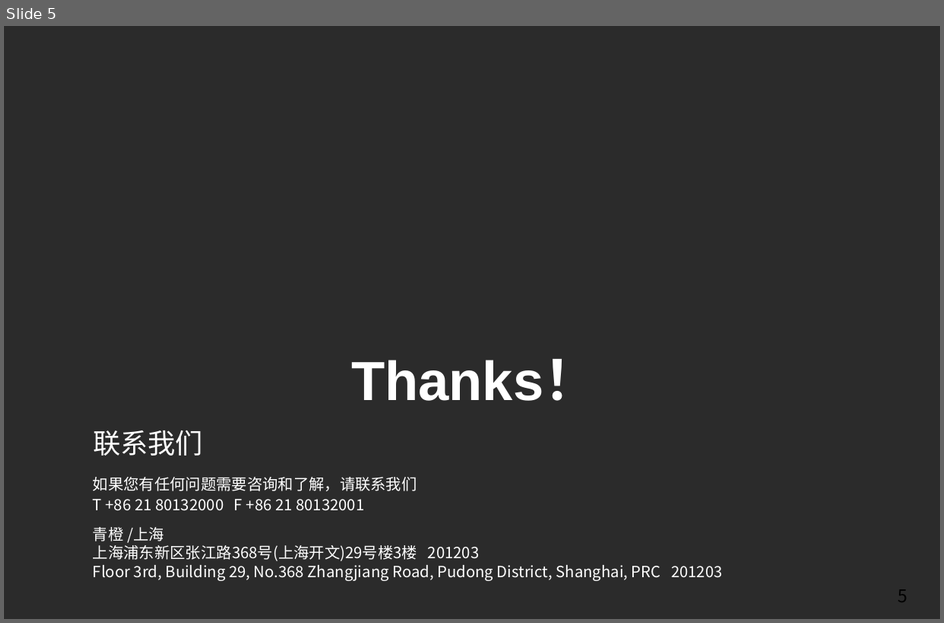
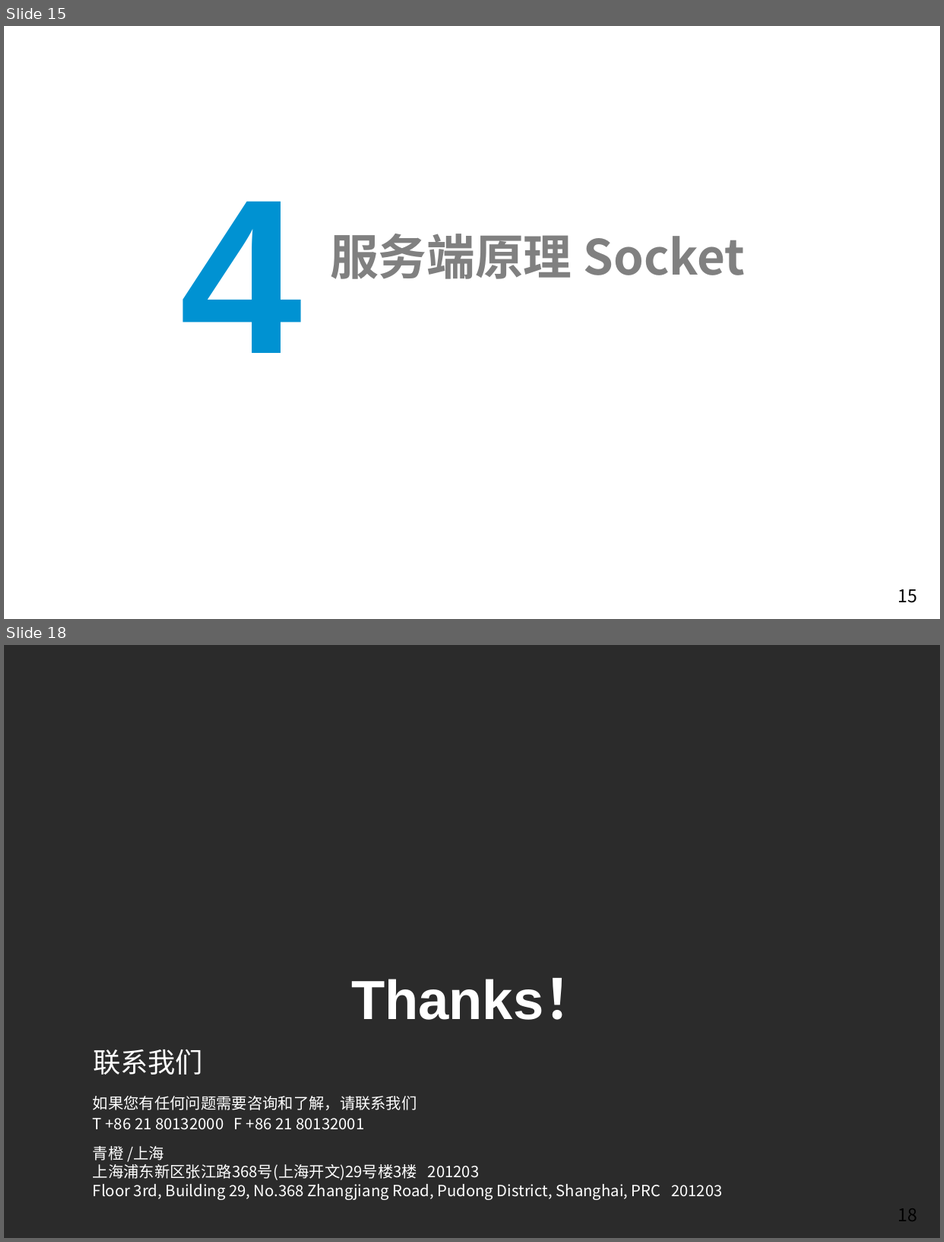
Before and after one commit to Easyhood/IM, a slide deck: 说明文档/IM即时通信总结.pptx. Shown one above the other, each under a label of ours: slide 5 before the commit, slides 15 and 18 after it; the slides between them are not shown. The pictures are 944x623 and 944x1242 pixels, drawn with LibreOffice and Linux fonts; fonts in the diff are those of the drawing; background and template pictures are left out; a plain dark background stands for a picture behind light text. Boxes give left, top, right and bottom in pixels: in the first picture for what was removed or moved away, otherwise in the second. Text is boxed around its words. In the diff, an @@ line names an element or a change of style, - is before the commit and + after.

```diff
--- a/说明文档/IM即时通信总结.pptx
+++ b/说明文档/IM即时通信总结.pptx
@@ slide 15 added at box(4, 26, 940, 619), background picture (left out); not listed: 1 template element that a slide beside it also shows @@
@@ text added at box(180, 201, 303, 353), 200 pt, text #0092D2, bold @@
+4
@@ text added at box(330, 233, 746, 279), 44 pt, text #808080, bold @@
+服务端原理 Socket
@@ what was slide 5 is now slide 18 @@
@@ page number at box(898, 1208, 918, 1221): text changed @@
-5
+18
```
Also in this commit, not shown: 1 slide changed, 13 other slides added, 1 slide removed.
